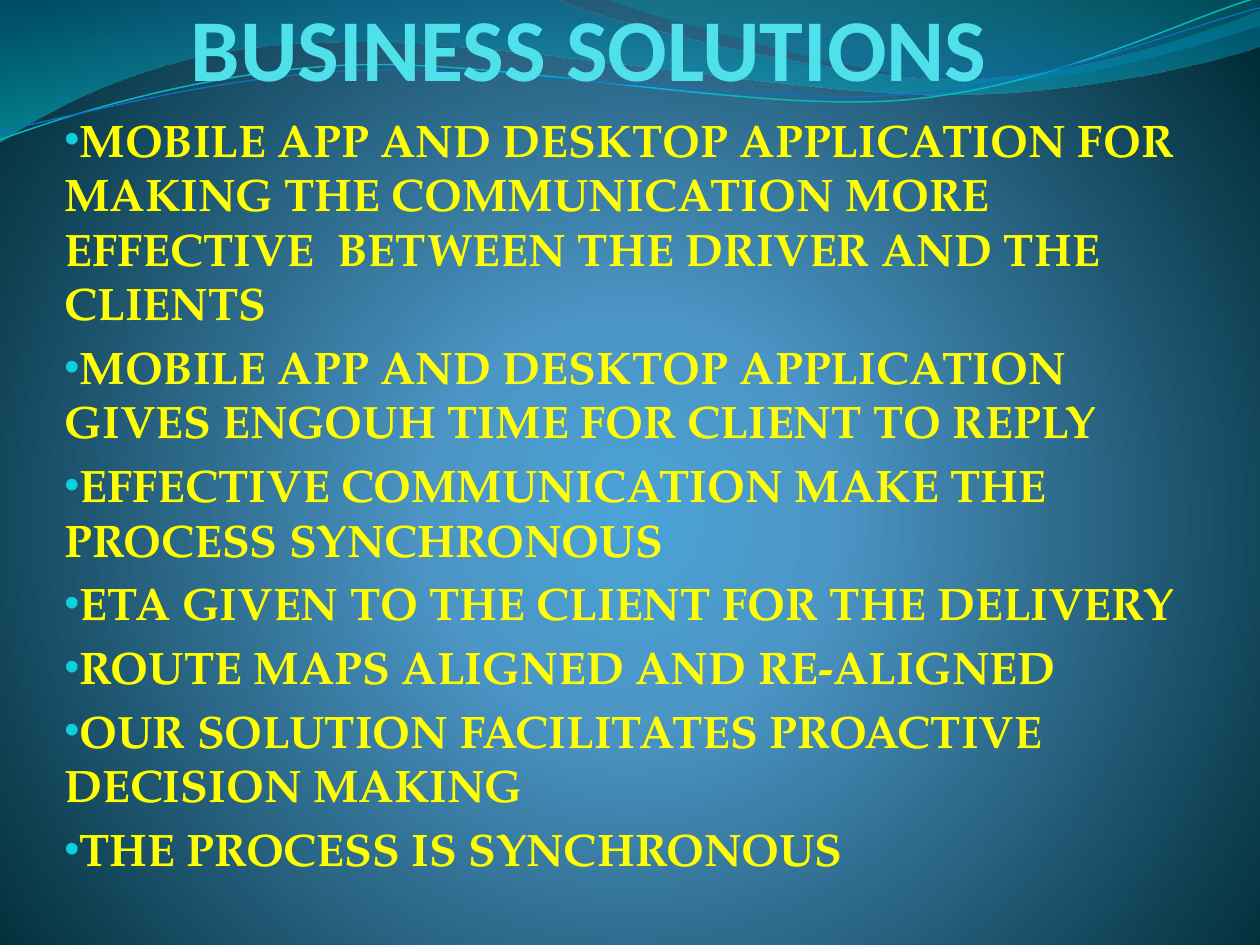
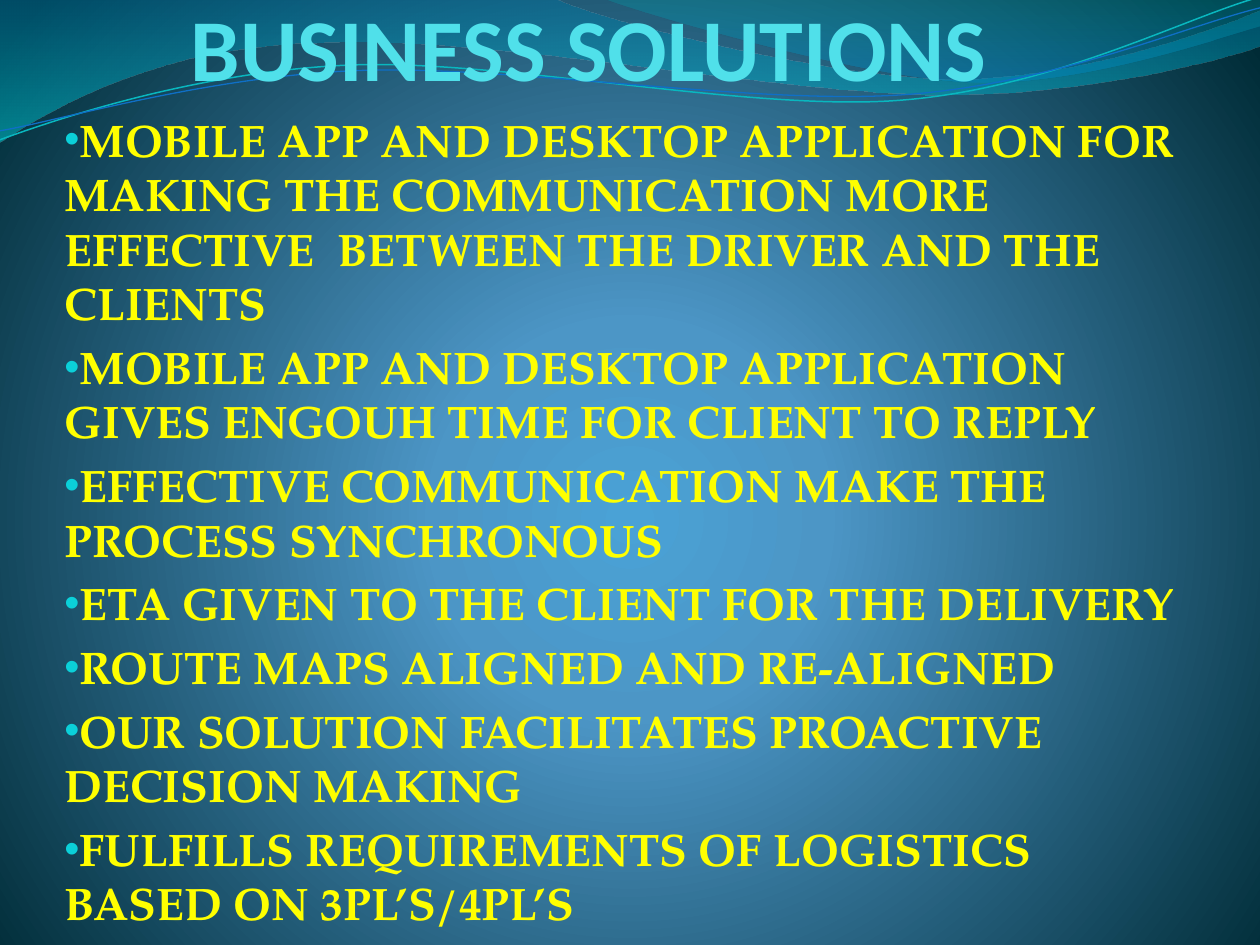
Before and after one commit to MaciejReimann/Packman, a slide deck: slide 3 of Presentation1.pptx. Drawn at 1260x945 pixels with LibreOffice and Linux fonts; fonts in the diff are those of the drawing. Boxes give left, top, right and bottom in pixels: in the first picture for what was removed or moved away, otherwise in the second. Text is boxed around its words. In the diff, an @@ line names an element or a change of style, - is before the commit and + after.

```diff
--- a/Presentation1.pptx
+++ b/Presentation1.pptx
@@ subtitle at (64,834,1031,927): text changed @@
-• THE PROCESS IS SYNCHRONOUS
+• FULFILLS REQUIREMENTS OF LOGISTICS BASED ON 3PL’S/4PL’S
```
Also in this commit, not shown: 1 other slide changed.
